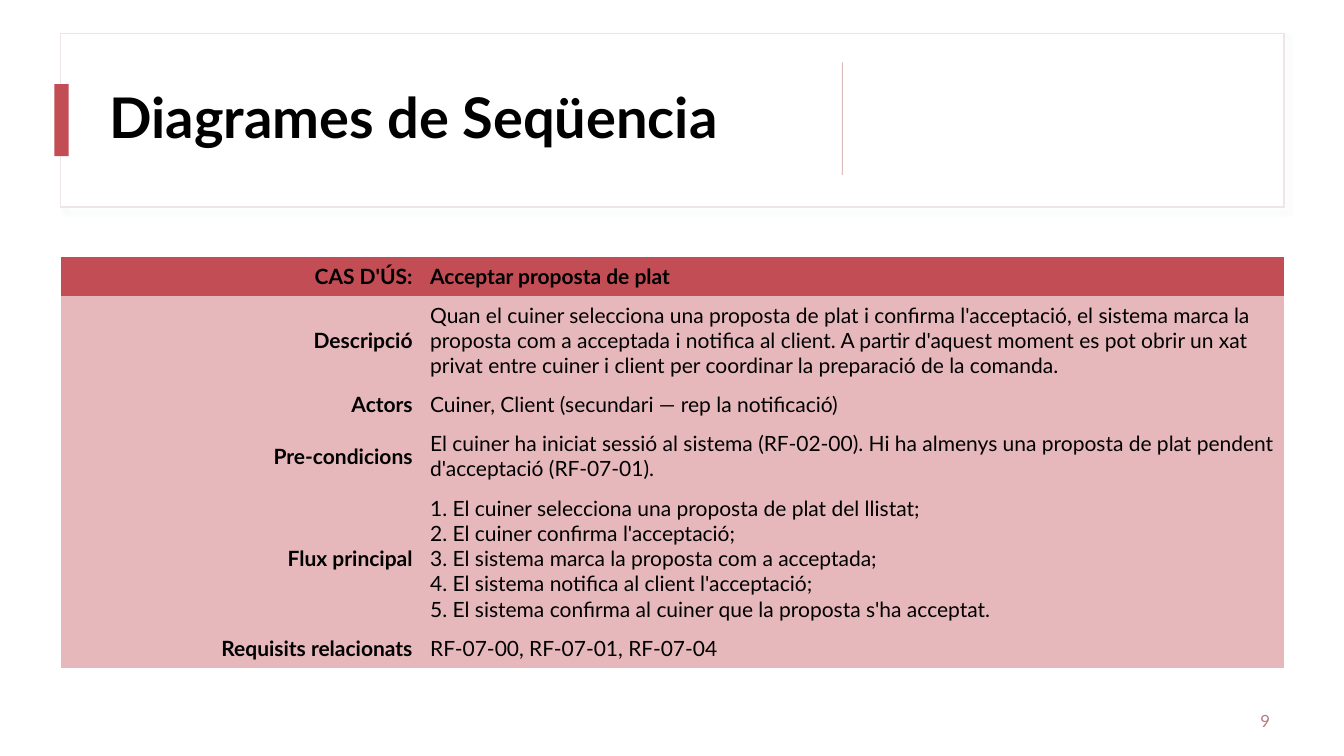
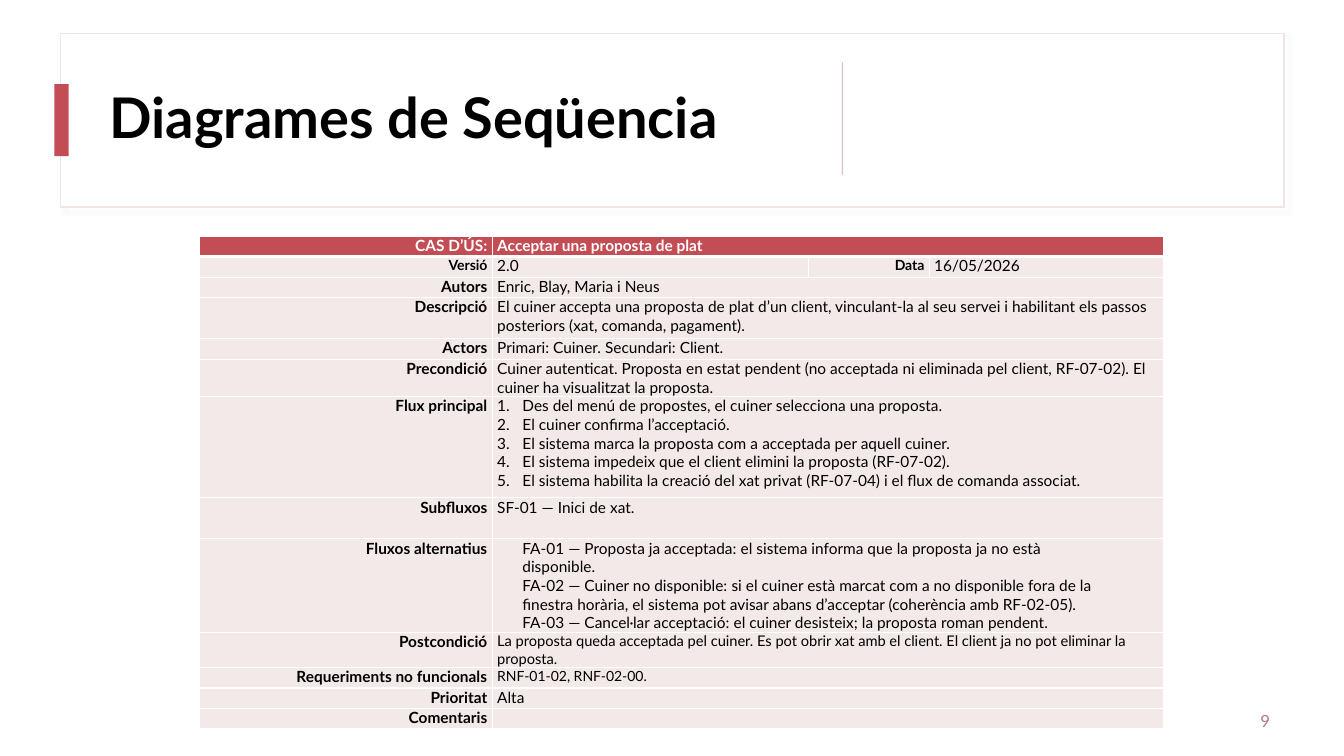
Before and after one commit to enricalv03/ES23UAB-411-08, a slide deck: slide 9 of documents/Presentacions PWP/Diagrames_de_Seq_Enric.pptx. Drawn at 1344x756 pixels with LibreOffice and Linux fonts; fonts in the diff are those of the drawing. Boxes give left, top, right and bottom in pixels: in the first picture for what was removed or moved away, otherwise in the second. Text is boxed around its words. In the diff, an @@ line names an element or a change of style, - is before the commit and + after.

```diff
--- a/documents/Presentacions PWP/Diagrames_de_Seq_Enric.pptx
+++ b/documents/Presentacions PWP/Diagrames_de_Seq_Enric.pptx
@@ table added at box(200, 236, 1165, 746), 13 rows, 4 columns @@
+CAS D’ÚS: | Acceptar una proposta de plat |  | 
+Versió | 2.0 | Data | 16/05/2026
+Autors | Enric, Blay, Maria i Neus |  | 
+Descripció | El cuiner accepta una proposta de plat d’un client, vinculant-la al seu servei i habilitant els passos posteriors (xat, comanda, pagament). |  | 
+Actors | Primari: Cuiner. Secundari: Client. |  | 
+Precondició | Cuiner autenticat. Proposta en estat pendent (no acceptada ni eliminada pel client, RF-07-02). El cuiner ha visualitzat la proposta. |  | 
+Flux principal | Des del menú de propostes, el cuiner selecciona una proposta. / El cuiner confirma l’acceptació. / El sistema marca la proposta com a acceptada per aquell cuiner. / El sistema impedeix que el client elimini la proposta (RF-07-02). / El sistema habilita la creació del xat privat (RF-07-04) i el flux de comanda associat. |  | 
+Subfluxos | SF-01 — Inici de xat. |  | 
+Fluxos alternatius | FA-01 — Proposta ja acceptada: el sistema informa que la proposta ja no està disponible. FA-02 — Cuiner no disponible: si el cuiner està marcat com a no disponible fora de la finestra horària, el sistema pot avisar abans d’acceptar (coherència amb RF-02-05). FA-03 — Cancel·lar acceptació: el cuiner desisteix; la proposta roman pendent. |  | 
+Postcondició | La proposta queda acceptada pel cuiner. Es pot obrir xat amb el client. El client ja no pot eliminar la proposta. |  | 
+Requeriments no funcionals | RNF-01-02, RNF-02-00. |  | 
+Prioritat | Alta |  | 
+Comentaris |  |  | 
@@ table removed at box(60, 257, 1285, 668), 6 rows, 2 columns @@
-CAS D'ÚS: | Acceptar proposta de plat
-Descripció | Quan el cuiner selecciona una proposta de plat i confirma l'acceptació, el sistema marca la proposta com a acceptada i notifica al client. A partir d'aquest moment es pot obrir un xat privat entre cuiner i client per coordinar la preparació de la comanda.
-Actors | Cuiner, Client (secundari — rep la notificació)
-Pre-condicions | El cuiner ha iniciat sessió al sistema (RF-02-00). Hi ha almenys una proposta de plat pendent d'acceptació (RF-07-01).
-Flux principal | 1. El cuiner selecciona una proposta de plat del llistat; 2. El cuiner confirma l'acceptació; 3. El sistema marca la proposta com a acceptada; 4. El sistema notifica al client l'acceptació; 5. El sistema confirma al cuiner que la proposta s'ha acceptat.
-Requisits relacionats | RF-07-00, RF-07-01, RF-07-04
```
Also in this commit, not shown: 5 other slides changed, 1 other file.
